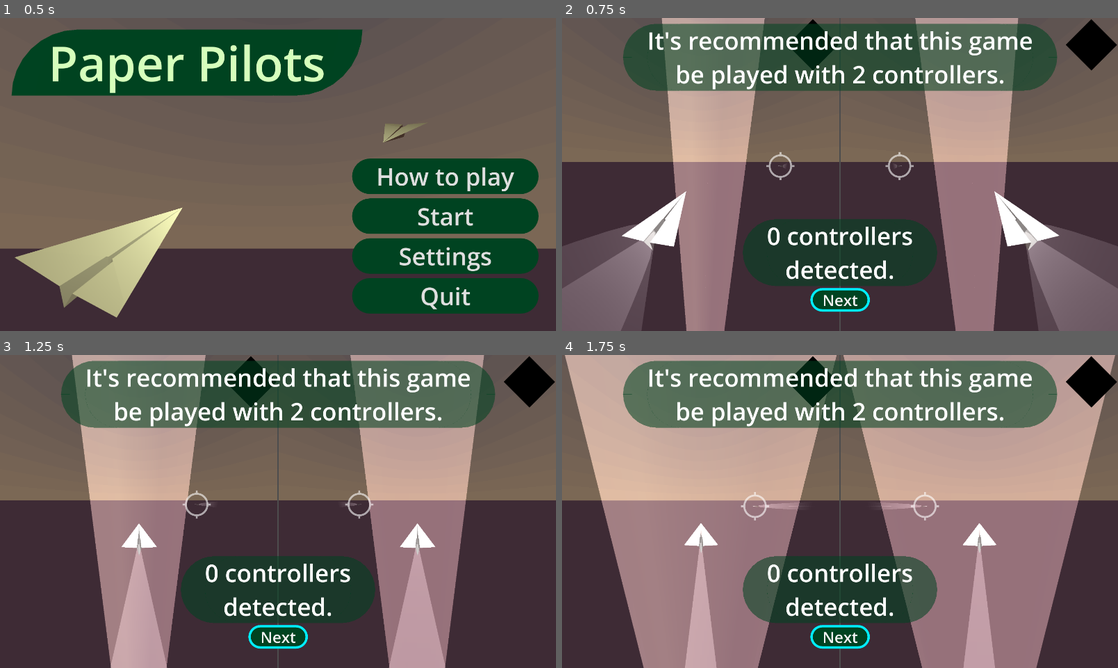
Above: before the commit, frames 1-4 (two rows, left to right).
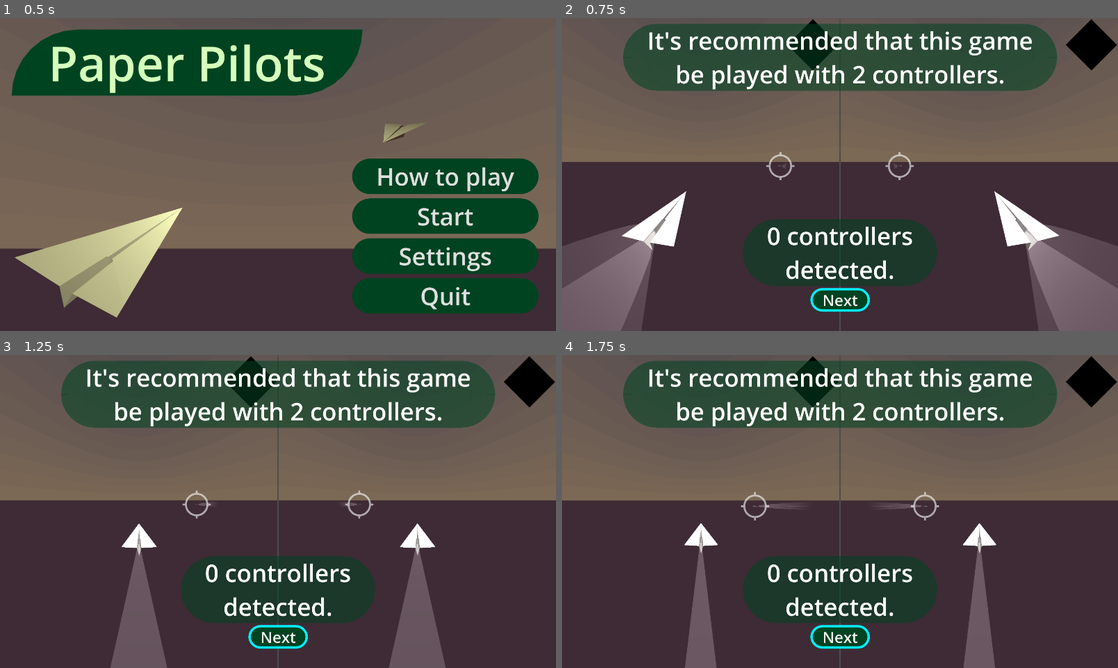
Above: after the commit, the same moments.

Repository: proximadams/Paper-Pilots
Game: Godot game, scene res://scenes/main_menu.tscn
Same seed, same stepped clock (60 frames per second), same inputs: the game is played once before the commit and once after it. A sky picture missing from this copy of the repository is replaced by a grey-blue gradient. Sound files missing from this copy of the repository are replaced by a short silence.
Inputs:
- Up to frame 1 (0.5 s): no input
- Up to frame 2 (0.75 s): click "How to play" at 0.5 s
- Up to frame 3 (1.25 s): no input
- Up to frame 4 (1.75 s): click "Next" at 1.25 s

Frame 1 is identical in both runs. In frame 2, 24% of the frame differs, in the area x 18-82%, y 0-100%; in frame 3, 32%; in frame 4, 65%, in the area x 0-100%, y 0-100%.

Commit message:
functional tutorial

Diff:
--- a/scenes/how_to_play_level.tscn
+++ b/scenes/how_to_play_level.tscn
@@ -1,9 +1,8 @@
-[gd_scene load_steps=28 format=3 uid="uid://cah6wwl13ljom"]
+[gd_scene load_steps=23 format=3 uid="uid://cah6wwl13ljom"]
 
 [ext_resource type="Script" uid="uid://d2vfon4ssiidg" path="res://scripts/level.gd" id="1_b0nsj"]
 [ext_resource type="Shader" uid="uid://kcr4ogfia85d" path="res://shaders/sky.gdshader" id="2_u542t"]
 [ext_resource type="Texture2D" uid="uid://d3sd8vl6emo1f" path="res://shaders/sky_panorama.png" id="3_r26de"]
-[ext_resource type="Script" uid="uid://buud1dm52a4b6" path="res://scripts/physical_world_elements_follow.gd" id="4_cppkn"]
 [ext_resource type="PackedScene" uid="uid://b58w5vg0q13f8" path="res://scenes/player.tscn" id="5_dgavx"]
 [ext_resource type="Script" uid="uid://bv32pulmq6j8j" path="res://scripts/player_camera.gd" id="6_wq672"]
 [ext_resource type="PackedScene" uid="uid://u2ew77t74om8" path="res://scenes/item_diamond.tscn" id="7_cw5oy"]
@@ -14,6 +13,7 @@
 [ext_resource type="PackedScene" uid="uid://bfklb06n0e5er" path="res://scenes/item_effects.tscn" id="12_lgrap"]
 [ext_resource type="AudioStream" uid="uid://bits4ry4ql80r" path="res://audio/engine.wav" id="13_52h5x"]
 [ext_resource type="Script" uid="uid://mn6y46c3xorx" path="res://scripts/engine_sounds.gd" id="14_c86vc"]
+[ext_resource type="Script" uid="uid://b6bpqs1vj6mun" path="res://scripts/how_to_play_ui.gd" id="15_b0nsj"]
 [ext_resource type="Theme" uid="uid://bpfjumgjrae43" path="res://themes/default_label.tres" id="16_8uvs1"]
 [ext_resource type="Texture2D" uid="uid://bl8xuisdgewo1" path="res://icons/target_hitable.svg" id="17_ekrn6"]
 [ext_resource type="Texture2D" uid="uid://bi8urb80j8llu" path="res://icons/arrow outline.svg" id="18_8wl8q"]
@@ -37,104 +37,6 @@
 fog_mode = 1
 fog_light_energy = 0.0
 fog_density = 1.0
-
-[sub_resource type="StandardMaterial3D" id="StandardMaterial3D_w7c3h"]
-blend_mode = 1
-emission_enabled = true
-emission = Color(1, 1, 1, 1)
-emission_energy_multiplier = 0.1
-backlight_enabled = true
-
-[sub_resource type="StandardMaterial3D" id="StandardMaterial3D_82cfe"]
-blend_mode = 1
-emission_enabled = true
-emission = Color(1, 1, 1, 1)
-backlight_enabled = true
-
-[sub_resource type="Animation" id="Animation_82cfe"]
-length = 0.001
-tracks/0/type = "value"
-tracks/0/imported = false
-tracks/0/enabled = true
-tracks/0/path = NodePath("CylanderGrow:radius")
-tracks/0/interp = 1
-tracks/0/loop_wrap = true
-tracks/0/keys = {
-"times": PackedFloat32Array(0),
-"transitions": PackedFloat32Array(1),
-"update": 0,
-"values": [0.001]
-}
-tracks/1/type = "value"
-tracks/1/imported = false
-tracks/1/enabled = true
-tracks/1/path = NodePath("CylanderDouble:visible")
-tracks/1/interp = 1
-tracks/1/loop_wrap = true
-tracks/1/keys = {
-"times": PackedFloat32Array(0),
-"transitions": PackedFloat32Array(1),
-"update": 1,
-"values": [false]
-}
-tracks/2/type = "value"
-tracks/2/imported = false
-tracks/2/enabled = true
-tracks/2/path = NodePath("../..:isItemReady")
-tracks/2/interp = 1
-tracks/2/loop_wrap = true
-tracks/2/keys = {
-"times": PackedFloat32Array(0),
-"transitions": PackedFloat32Array(1),
-"update": 1,
-"values": [false]
-}
-
-[sub_resource type="Animation" id="Animation_ux5qa"]
-resource_name = "grow"
-length = 30.0
-tracks/0/type = "value"
-tracks/0/imported = false
-tracks/0/enabled = true
-tracks/0/path = NodePath("CylanderGrow:radius")
-tracks/0/interp = 1
-tracks/0/loop_wrap = true
-tracks/0/keys = {
-"times": PackedFloat32Array(0, 30),
-"transitions": PackedFloat32Array(1, 1),
-"update": 0,
-"values": [0.001, 50.0]
-}
-tracks/1/type = "value"
-tracks/1/imported = false
-tracks/1/enabled = true
-tracks/1/path = NodePath("CylanderDouble:visible")
-tracks/1/interp = 1
-tracks/1/loop_wrap = true
-tracks/1/keys = {
-"times": PackedFloat32Array(0, 30),
-"transitions": PackedFloat32Array(1, 1),
-"update": 1,
-"values": [false, true]
-}
-tracks/2/type = "value"
-tracks/2/imported = false
-tracks/2/enabled = true
-tracks/2/path = NodePath("../..:isItemReady")
-tracks/2/interp = 1
-tracks/2/loop_wrap = true
-tracks/2/keys = {
-"times": PackedFloat32Array(1.43333, 30),
-"transitions": PackedFloat32Array(1, 1),
-"update": 1,
-"values": [false, true]
-}
-
-[sub_resource type="AnimationLibrary" id="AnimationLibrary_82cfe"]
-_data = {
-&"RESET": SubResource("Animation_82cfe"),
-&"grow": SubResource("Animation_ux5qa")
-}
 
 [node name="HowToPlayLevel" type="Node3D" node_paths=PackedStringArray("player1", "camera1", "winLabel1", "loseLabel1", "player2", "camera2", "winLabel2", "loseLabel2", "cylanderAnim", "itemDiamondArr", "itemEffectsArr")]
 script = ExtResource("1_b0nsj")
@@ -146,7 +48,7 @@
 camera2 = NodePath("GridContainer/p2SubViewportContainer/SubViewport/Camera3D")
 winLabel2 = NodePath("GridContainer/p2SubViewportContainer/SubViewport/WinLabel")
 loseLabel2 = NodePath("GridContainer/p2SubViewportContainer/SubViewport/LoseLabel")
-cylanderAnim = NodePath("WorldEnvironment/Physical/AnimationPlayer")
+cylanderAnim = NodePath("")
 itemDiamondArr = [NodePath("GridContainer/p1SubViewportContainer/SubViewport/ItemDiamond"), NodePath("GridContainer/p2SubViewportContainer/SubViewport/ItemDiamond")]
 itemEffectsArr = [NodePath("GridContainer/p1SubViewportContainer/SubViewport/ItemEffects"), NodePath("GridContainer/p2SubViewportContainer/SubViewport/ItemEffects")]
 
@@ -161,35 +63,10 @@
 transform = Transform3D(1, 0, 0, 0, -4.37114e-08, -1, 0, 1, -4.37114e-08, 0, 3.31326, 0)
 light_energy = 0.1
 
-[node name="Physical" type="Node3D" parent="WorldEnvironment" node_paths=PackedStringArray("playerArr")]
-script = ExtResource("4_cppkn")
-playerArr = [NodePath("../../Player1"), NodePath("../../Player2")]
-
-[node name="CylanderStatic" type="CSGCylinder3D" parent="WorldEnvironment/Physical"]
-material_override = SubResource("StandardMaterial3D_w7c3h")
-radius = 50.0
-height = 100000.0
-
-[node name="CylanderDouble" type="CSGCylinder3D" parent="WorldEnvironment/Physical"]
-visible = false
-material_override = SubResource("StandardMaterial3D_82cfe")
-radius = 50.0
-height = 100000.0
-
-[node name="CylanderGrow" type="CSGCylinder3D" parent="WorldEnvironment/Physical"]
-material_override = SubResource("StandardMaterial3D_w7c3h")
-radius = 0.001
-height = 100000.0
-
-[node name="AnimationPlayer" type="AnimationPlayer" parent="WorldEnvironment/Physical"]
-libraries = {
-&"": SubResource("AnimationLibrary_82cfe")
-}
-speed_scale = 4.0
-
 [node name="Player1" parent="." node_paths=PackedStringArray("enemyPlayer") instance=ExtResource("5_dgavx")]
 transform = Transform3D(-1, 0, -8.74228e-08, 0, 1, 0, 8.74228e-08, 0, -1, 0, 0, 100)
 enemyPlayer = NodePath("../Player2")
+invinsible = true
 
 [node name="CameraFollow" type="Node3D" parent="Player1"]
 transform = Transform3D(1, 0, 0, 0, 1, 0, 0, 0, 1, 0, 5, -7.5)
@@ -200,6 +77,7 @@
 [node name="Player2" parent="." node_paths=PackedStringArray("enemyPlayer") instance=ExtResource("5_dgavx")]
 transform = Transform3D(-4.37114e-08, 0, -1, 0, 1, 0, 1, 0, -4.37114e-08, 100, 0, 4.37114e-06)
 enemyPlayer = NodePath("../Player1")
+invinsible = true
 playerID = 2
 
 [node name="CameraFollow" type="Node3D" parent="Player2"]
@@ -307,6 +185,7 @@
 anchor_bottom = 1.0
 grow_horizontal = 2
 grow_vertical = 2
+script = ExtResource("15_b0nsj")
 
 [node name="NextButton" type="Button" parent="HowToPlayUI"]
 layout_mode = 1
@@ -648,4 +527,5 @@
 text = "Use your item with your left trigger."
 horizontal_alignment = 1
 
+[connection signal="pressed" from="HowToPlayUI/NextButton" to="HowToPlayUI" method="on_next_button_pressed"]
 [connection signal="ready" from="HowToPlayUI/NextButton" to="HowToPlayUI/NextButton" method="grab_focus"]
--- /dev/null
+++ b/scripts/how_to_play_ui.gd
@@ -0,0 +1,20 @@
+extends Control
+
+@onready var screenArr: Array[Control] = _get_screen_children()
+
+var screenIndex = 0
+
+func _get_screen_children() -> Array[Control]:
+	var result: Array[Control] = []
+	for currChild in get_children():
+		if currChild is Control and not currChild is Button:
+			result.append(currChild)
+	return result
+
+func on_next_button_pressed() -> void:
+	screenArr[screenIndex].visible = false
+	screenIndex += 1
+	if screenIndex < screenArr.size():
+		screenArr[screenIndex].visible = true
+	else:
+		get_tree().change_scene_to_file('res://scenes/level.tscn')
--- a/scripts/player.gd
+++ b/scripts/player.gd
@@ -43,7 +43,8 @@
 @export var trailHorizontalSub: MeshInstance3D
 @export var trailVerticalSub  : MeshInstance3D
 
-@export var playerID: int
+@export var invinsible: bool
+@export var playerID  : int
 
 var enemyHitableCount := 0
 var fallSpeed         := 0.0# negative is fall direction
@@ -264,7 +265,10 @@
 	if 0 < health:
 		health -= 1
 	else:
-		_die()
+		if invinsible:
+			health = 0
+		else:
+			_die()
 	_refresh_trail_colors()
 
 func _refresh_trail_colors() -> void:
Not shown, added: scripts/how_to_play_ui.gd.uid
